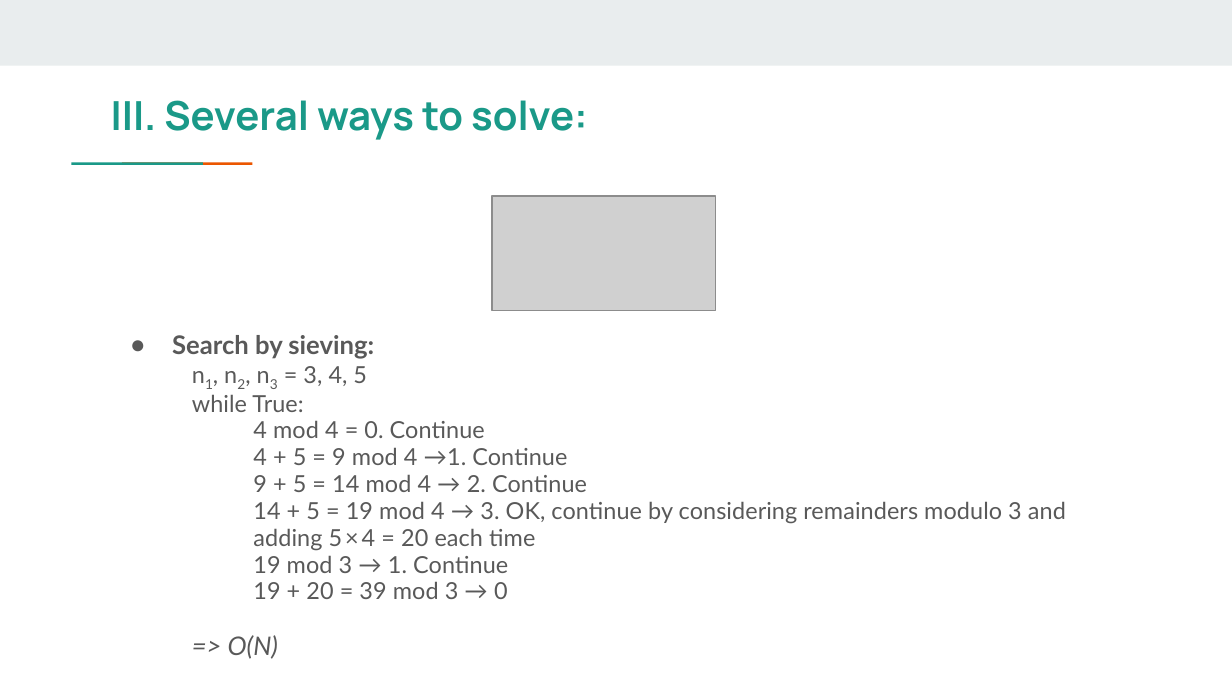
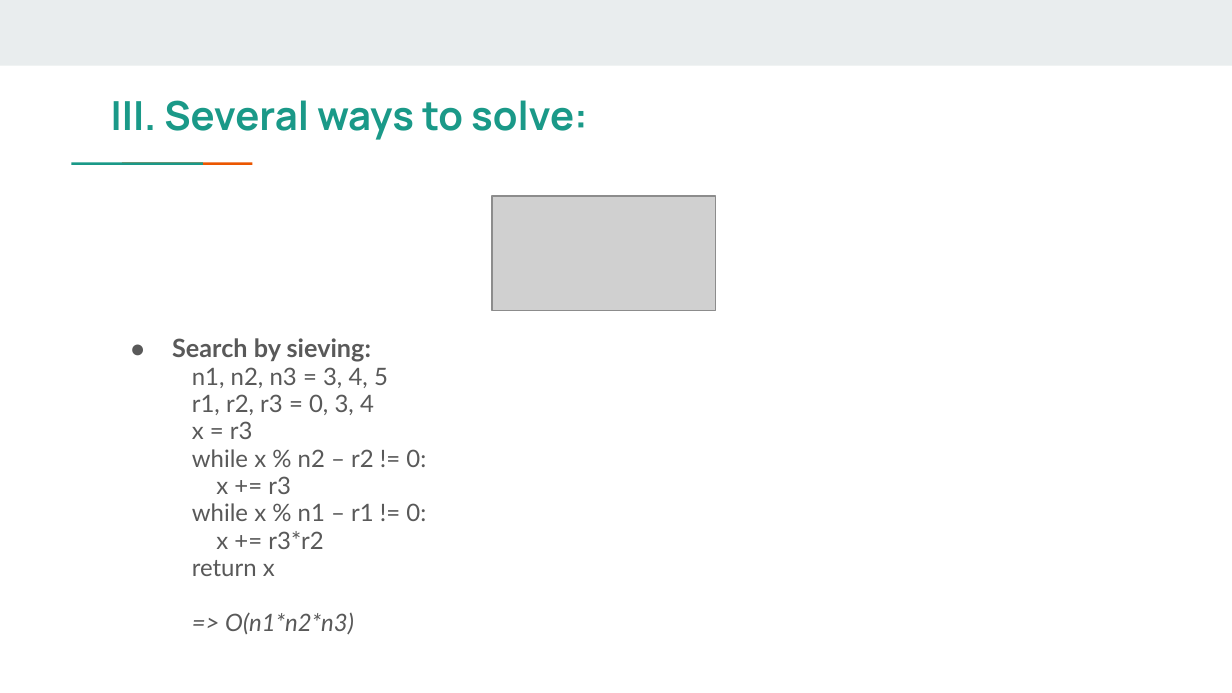
Before and after one commit to hungvm2/advanced_english_ds, a slide deck: slide 10 of Presentation slide (1).pptx. Drawn at 1232x693 pixels with LibreOffice and Linux fonts; fonts in the diff are those of the drawing; grey boxes stand for pictures. Boxes give left, top, right and bottom in pixels: in the first picture for what was removed or moved away, otherwise in the second. Text is boxed around its words. In the diff, an @@ line names an element or a change of style, - is before the commit and + after.

```diff
--- a/Presentation slide (1).pptx
+++ b/Presentation slide (1).pptx
@@ text at (172,338,388,388): size 15 to 14.7 pt in "Search by sieving:"; size 13.8 to 14 pt in "n1, n2, n3 = 3, 4, 5"; now on the baseline in "n1, n2, n3" @@
@@ text at (192,394,426,634): text changed; size 13.8 to 14 pt @@
-  while True:
-    4 mod 4 = 0. Continue
-    4 + 5 = 9 mod 4 →1. Continue
-    9 + 5 = 14 mod 4 → 2. Continue
-    14 + 5 = 19 mod 4 → 3. OK, continue by considering remainders modulo 3 and adding 5 × 4 = 20 each time
-    19 mod 3 → 1. Continue
-    19 + 20 = 39 mod 3 → 0
-  => O(N)
+  r1, r2, r3 = 0, 3, 4
+  x = r3
+  while x % n2 – r2 != 0:
+  x += r3
+  while x % n1 – r1 != 0:
+  x += r3*r2
+  return x
+  => O(n1*n2*n3)
```
Also in this commit, not shown: 3 other slides changed, 1 slide added.
